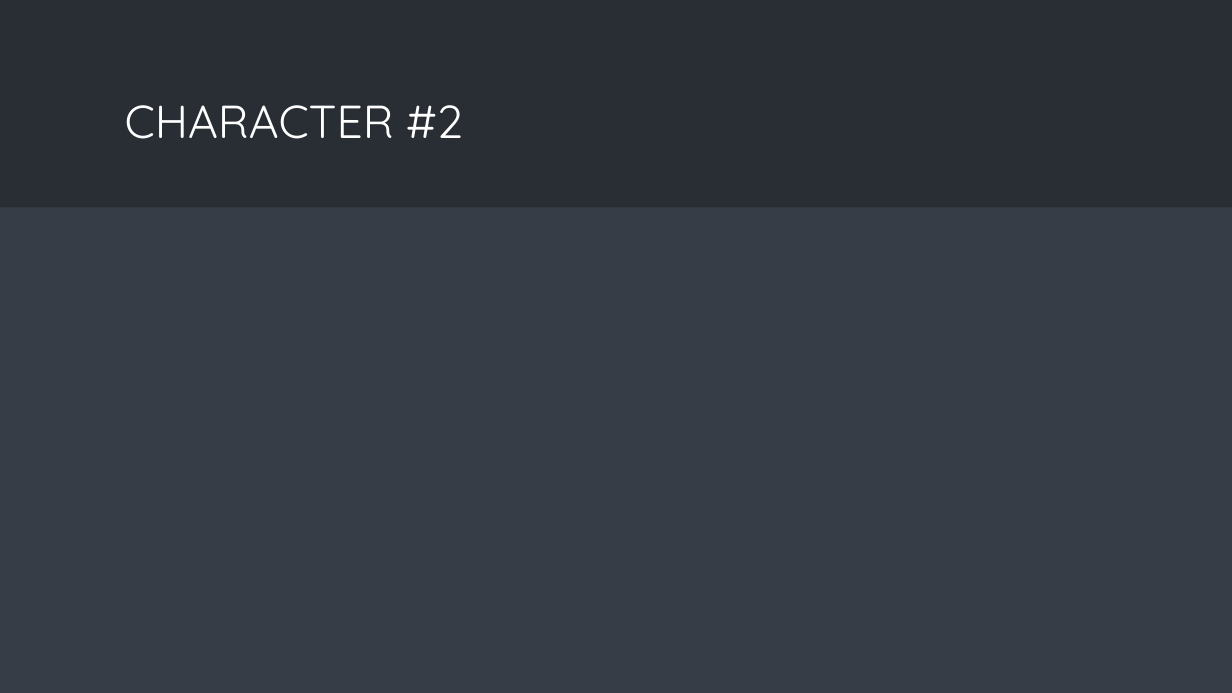
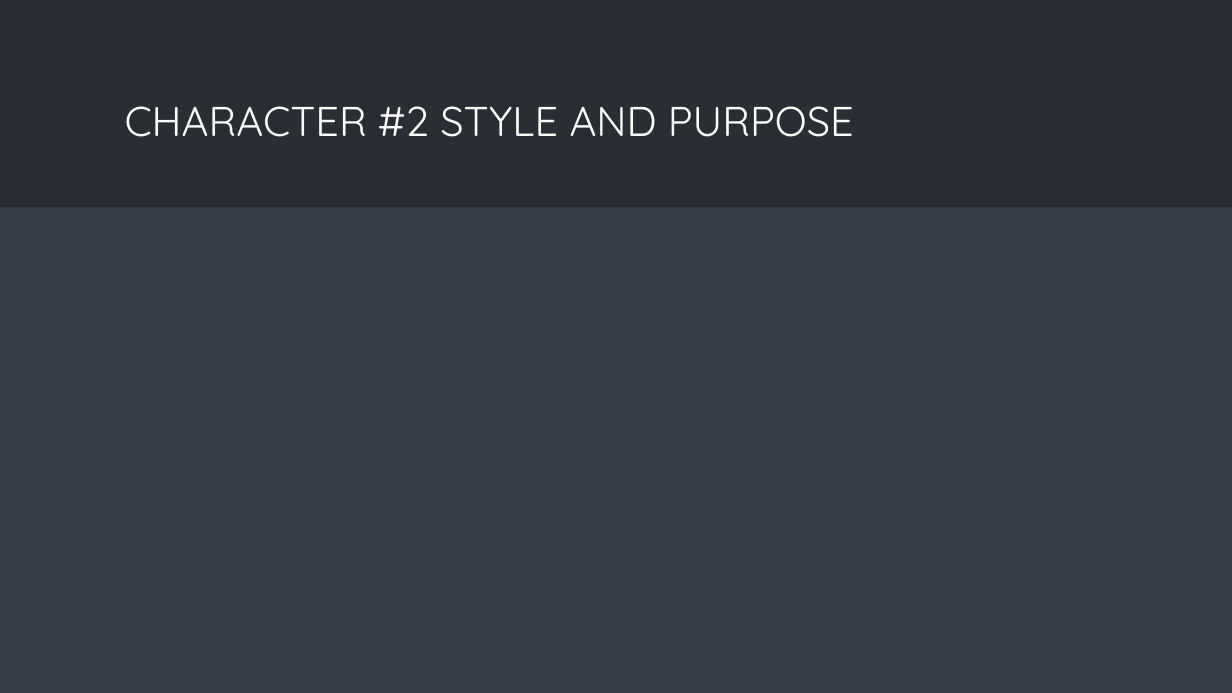
Before and after one commit to mooza99088/2024_3DCharacterDev_AT01, a slide deck: slide 5 of Documents/PitchDeck.pptx. Drawn at 1232x693 pixels with LibreOffice and Linux fonts; fonts in the diff are those of the drawing. Boxes give left, top, right and bottom in pixels: in the first picture for what was removed or moved away, otherwise in the second. Text is boxed around its words. In the diff, an @@ line names an element or a change of style, - is before the commit and + after.

```diff
--- a/Documents/PitchDeck.pptx
+++ b/Documents/PitchDeck.pptx
@@ title at box(125, 106, 854, 137): text changed; size 36 to 32.4 pt @@
-CHARACTER #2
+CHARACTER #2 STYLE AND PURPOSE
```
Also in this commit, not shown: 2 other slides changed, 2 other files.
